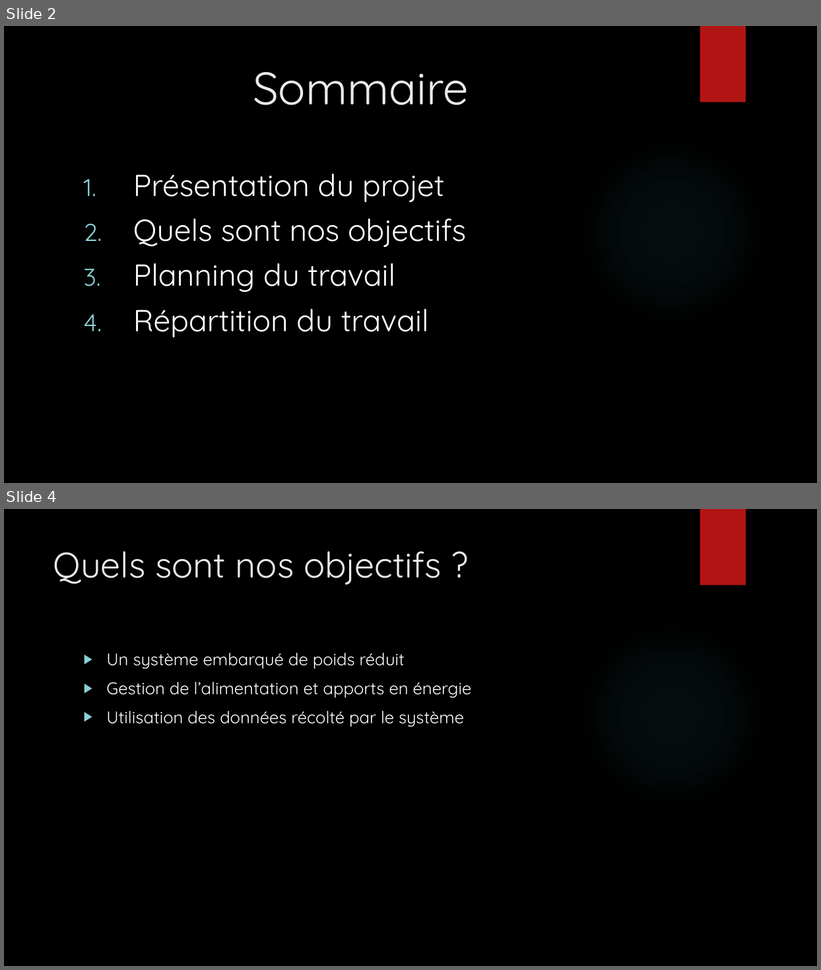
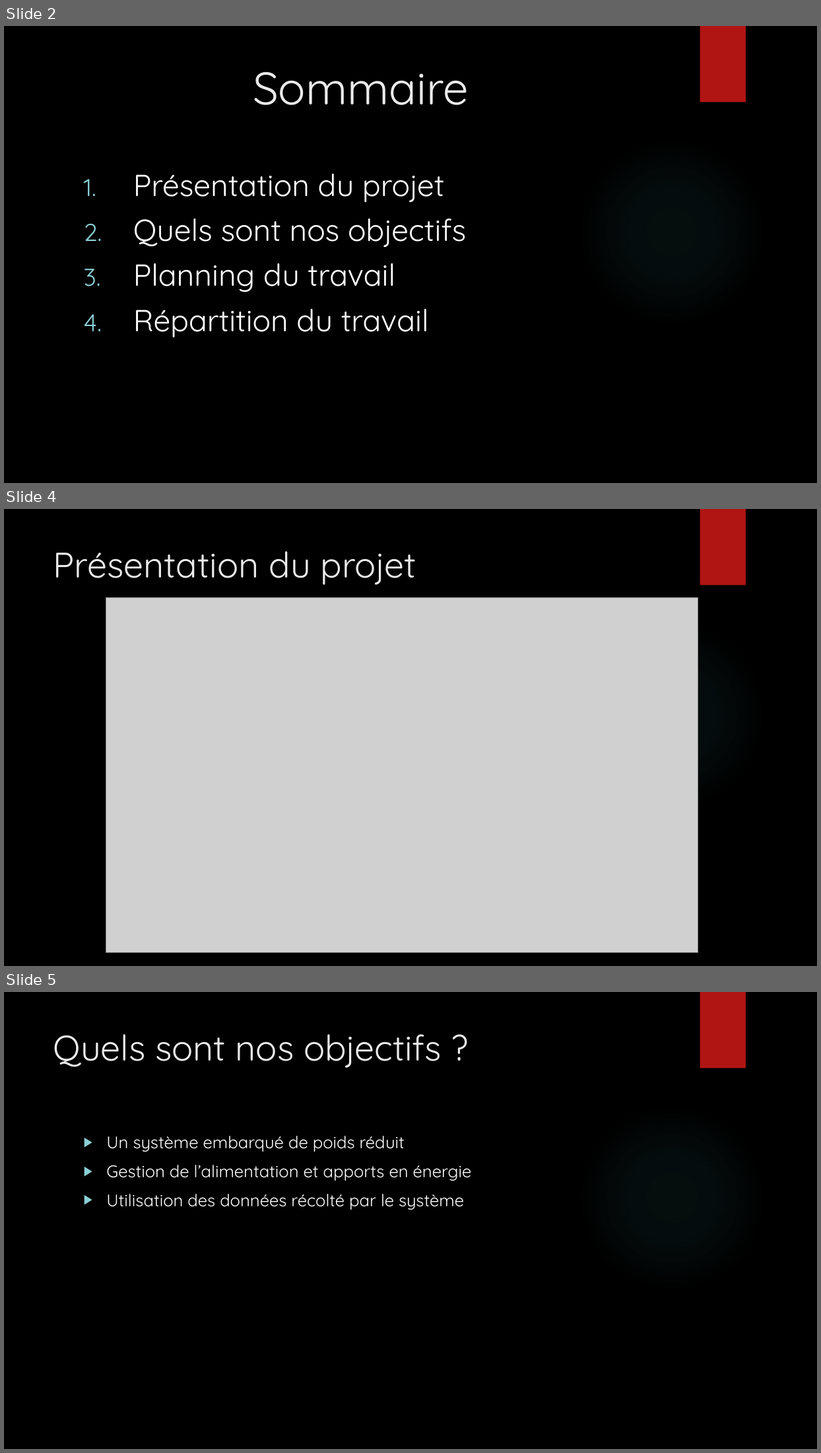
Before and after one commit to MonsieurCo/Projet_CSF, a slide deck: présentation/Projet Ballon MétéoV2.pptx. Shown one above the other, each under a label of ours: slides 2 and 4 before the commit, slides 2, 4 and 5 after it; the slides between them are not shown. The pictures are 821x970 and 821x1453 pixels, drawn with LibreOffice and Linux fonts; fonts in the diff are those of the drawing; grey boxes stand for pictures; background and template pictures are left out. Boxes give left, top, right and bottom in pixels: in the first picture for what was removed or moved away, otherwise in the second. Text is boxed around its words. In the diff, an @@ line names an element or a change of style, - is before the commit and + after.

```diff
--- a/présentation/Projet Ballon MétéoV2.pptx
+++ b/présentation/Projet Ballon MétéoV2.pptx
@@ slide 4 added at (x1=4, y1=509, x2=817, y2=966), background picture (left out); not listed: 2 template elements that a slide beside it also shows @@
@@ title added at (x1=54, y1=551, x2=416, y2=585), 42 pt, text #EBEBEB @@
+Présentation du projet
@@ picture added at (x1=106, y1=597, x2=698, y2=953) @@
@@ what was slide 4 is now slide 5 @@
```
Also in this commit, not shown: 1 slide changed.
